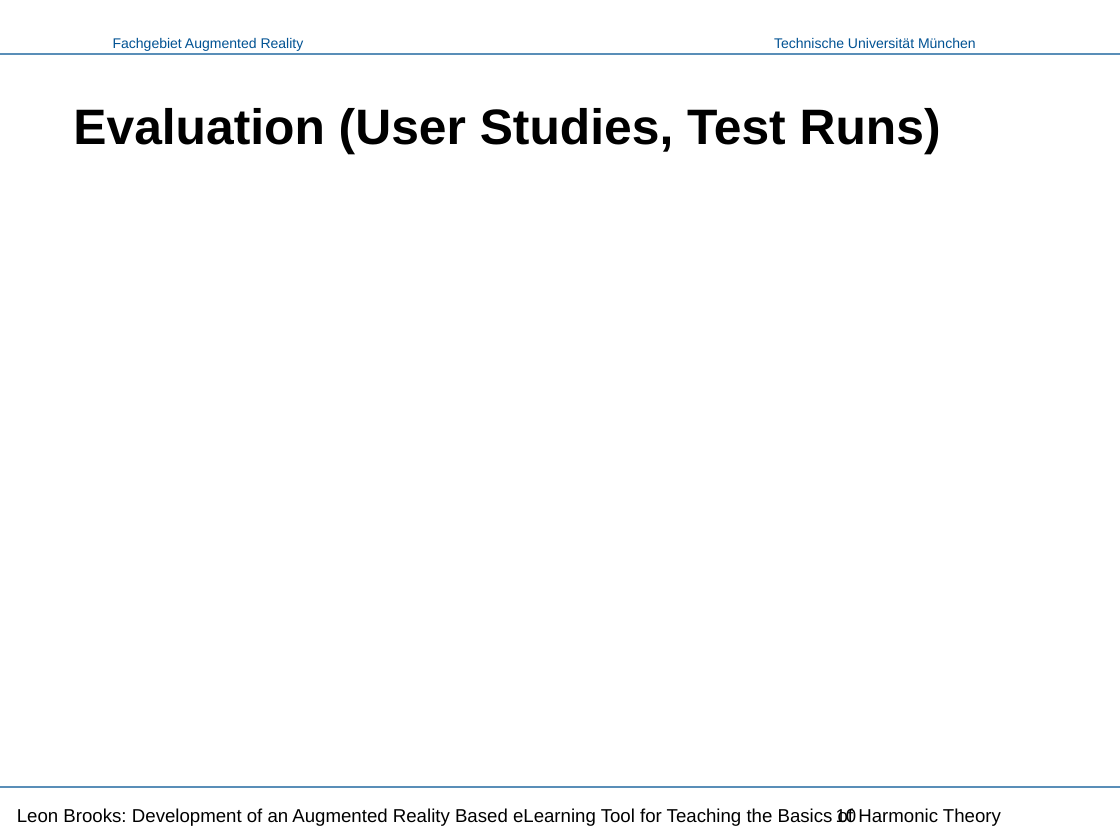
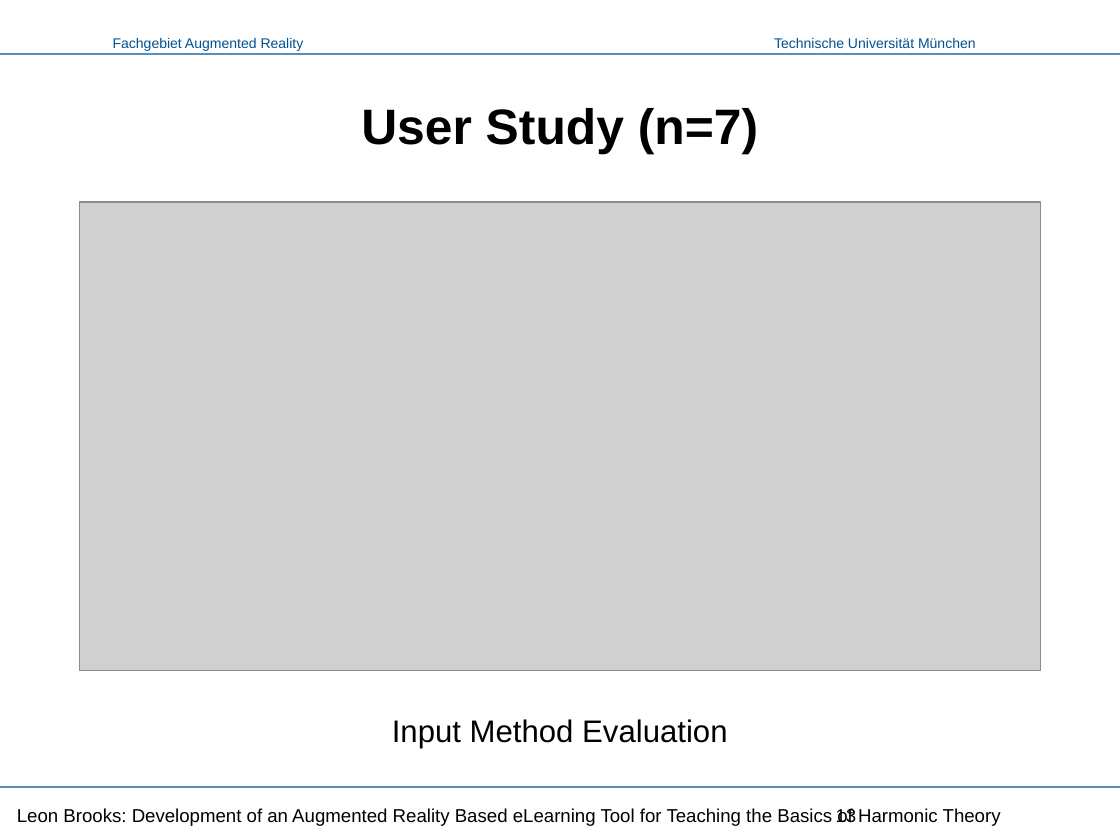
Before and after one commit to LeonBrooks/AR-Music-Theory-eLearing, a slide deck: slide 13 of Presentation/Music Vision - Presentation.pptx (slide 10 before the commit). Drawn at 1120x840 pixels with LibreOffice and Linux fonts; fonts in the diff are those of the drawing; grey boxes stand for pictures; background and template pictures are left out. Boxes give left, top, right and bottom in pixels: in the first picture for what was removed or moved away, otherwise in the second. Text is boxed around its words. In the diff, an @@ line names an element or a change of style, - is before the commit and + after.

Commit message:
- updated presentation

```diff
--- a/Presentation/Music Vision - Presentation.pptx
+++ b/Presentation/Music Vision - Presentation.pptx
@@ title at [361, 108, 758, 155]: text changed @@
-Evaluation (User Studies, Test Runs)
+User Study (n=7)
@@ picture added at [80, 202, 1040, 670] @@
@@ text added at [392, 719, 727, 748], 20 pt, text #000000 @@
+Input Method Evaluation
@@ page number at [836, 808, 857, 823]: text changed @@
-10
+13
```
Also in this commit, not shown: 1 other slide changed, 4 slides added.
